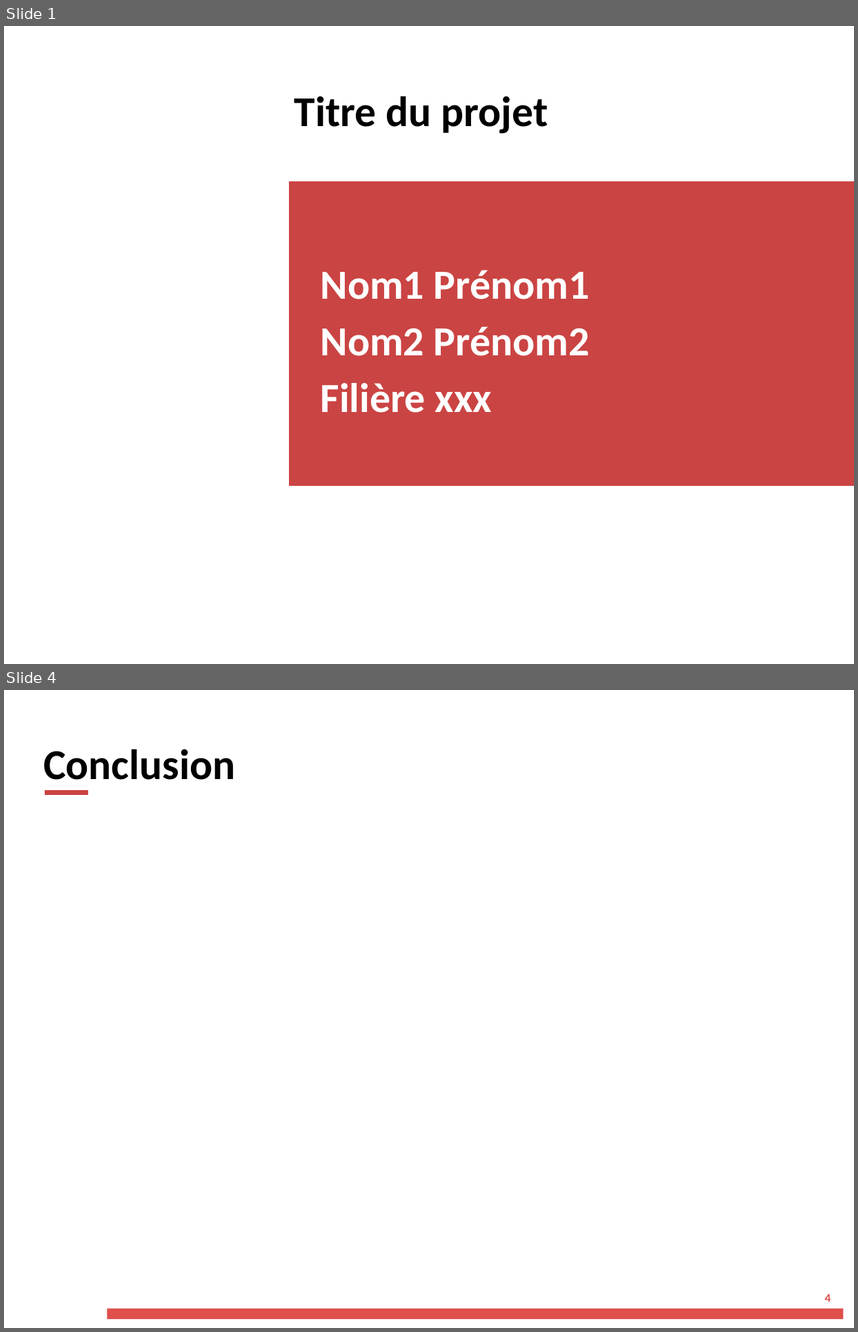
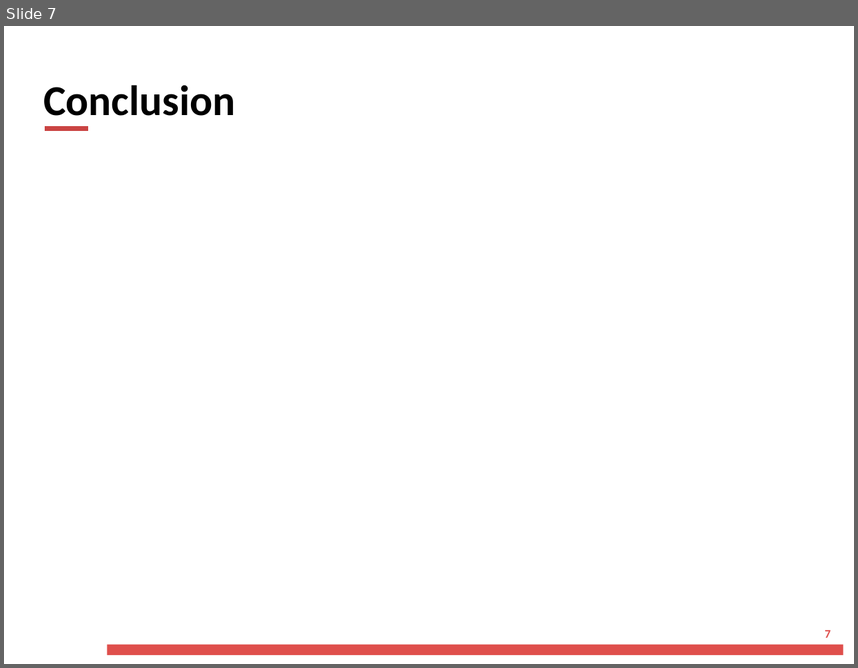
Before and after one commit to Devdevdavid/ProceXeirb, a slide deck: doc/Présentation_SoireePartenaireEMK.pptx. Shown one above the other, each under a label of ours: slides 1 and 4 before the commit, slide 7 after it; the slides between them are not shown. The pictures are 858x1332 and 858x668 pixels, drawn with LibreOffice and Linux fonts; fonts in the diff are those of the drawing; background and template pictures are left out. Boxes give left, top, right and bottom in pixels: in the first picture for what was removed or moved away, otherwise in the second. Text is boxed around its words. In the diff, an @@ line names an element or a change of style, - is before the commit and + after.

```diff
--- a/doc/Présentation_SoireePartenaireEMK.pptx
+++ b/doc/Présentation_SoireePartenaireEMK.pptx
@@ slide 1 removed at (x1=4, y1=26, x2=854, y2=664), background #FFFFFF @@
@@ text removed at (x1=294, y1=96, x2=548, y2=134) @@
-Titre du projet
@@ rectangle removed at (x1=290, y1=181, x2=854, y2=485) @@
@@ text removed at (x1=321, y1=270, x2=590, y2=412) @@
-Nom1 Prénom1
-Nom2 Prénom2
-Filière xxx
@@ what was slide 4 is now slide 7 @@
@@ page number at (x1=825, y1=630, x2=831, y2=637): text changed @@
-4
+7
```
Also in this commit, not shown: 3 slides changed, 4 slides added, 7 other files.
